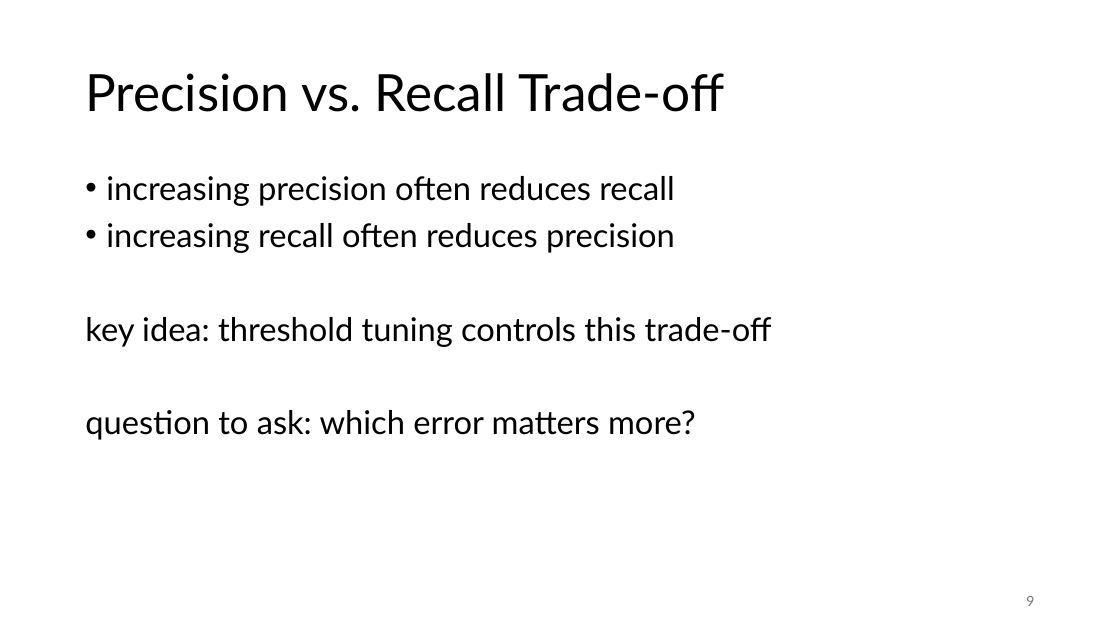
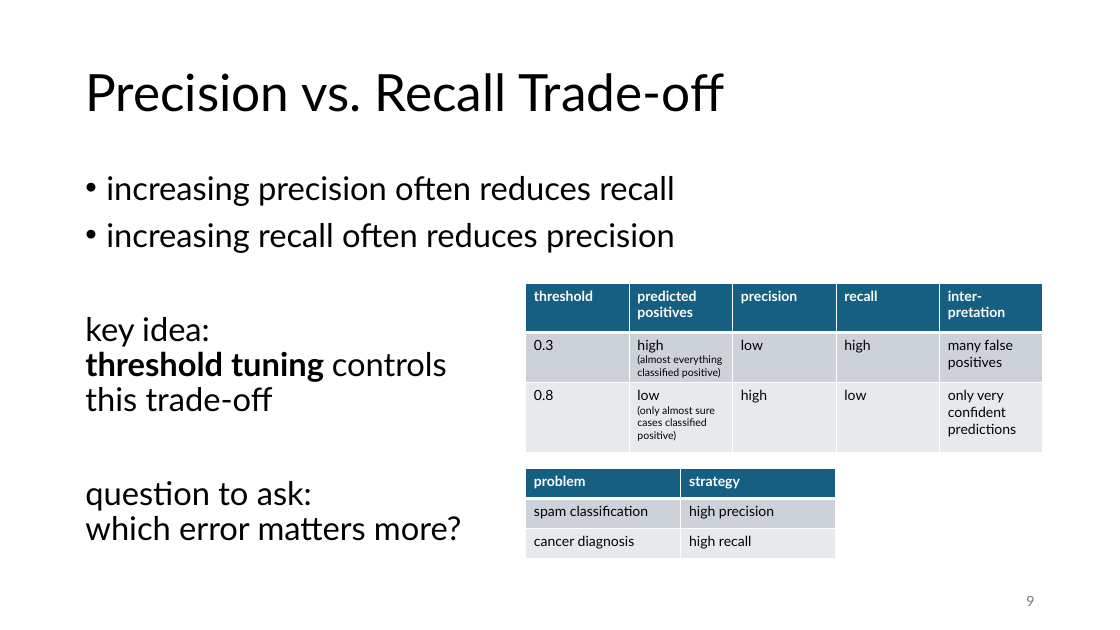
Before and after one commit to FelixWick/data_science, a slide deck: slide 9 of slides/7_model_evaluation.pptx. Drawn at 1120x630 pixels with LibreOffice and Linux fonts; fonts in the diff are those of the drawing. Boxes give left, top, right and bottom in pixels: in the first picture for what was removed or moved away, otherwise in the second. Text is boxed around its words. In the diff, an @@ line names an element or a change of style, - is before the commit and + after.

```diff
--- a/slides/7_model_evaluation.pptx
+++ b/slides/7_model_evaluation.pptx
@@ table added at bbox=[526, 283, 1043, 452], 3 rows, 5 columns @@
+threshold | predicted positives | precision | recall | inter-pretation
+0.3 | high / (almost everything classified positive) | low | high | many false positives
+0.8 | low / (only almost sure cases classified positive) | high | low | only very confident predictions
@@ text at bbox=[85, 317, 447, 412]: bold on in "threshold tuning" @@
@@ table added at bbox=[526, 469, 837, 559], 3 rows, 2 columns @@
+problem | strategy
+spam classification | high precision
+cancer diagnosis | high recall
```
Also in this commit, not shown: 1 other slide changed, 1 slide added, 1 slide removed, 1 other file.
